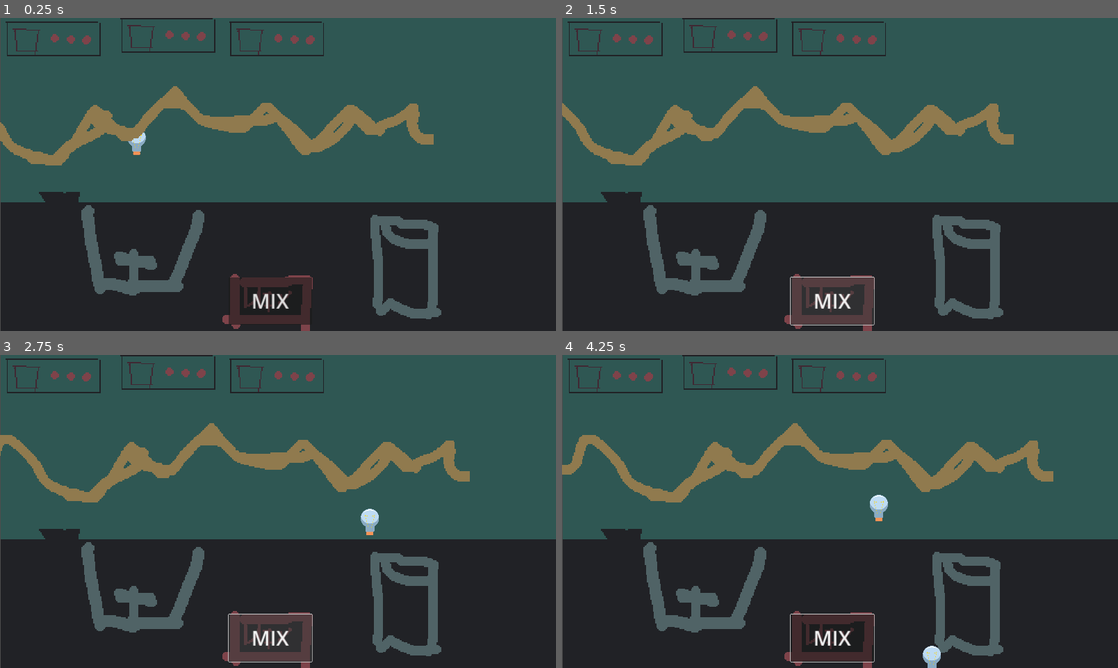
Above: before the commit, frames 1-4 (two rows, left to right).
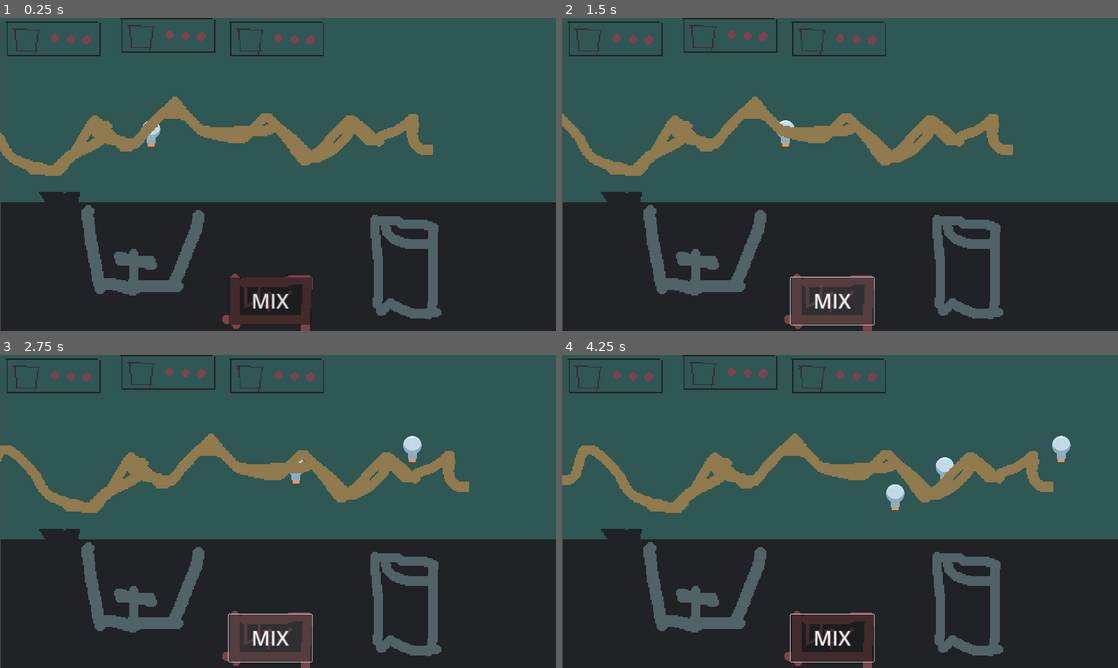
Above: after the commit, the same moments.

Repository: Daxidz/orbital-5-cyberpunk
Game: Godot game, scene res://src/main.tscn
Same seed, same stepped clock (60 frames per second), same inputs: the game is played once before the commit and once after it.
Inputs (mouse positions are in pixels of both pictures, inside the frame that each line leads up to):
- Up to frame 1 (0.25 s): no input
- Up to frame 2 (1.5 s): click "MIX" at 0.5 s; click "MIX" at 1.25 s
- Up to frame 3 (2.75 s): click "MIX" at 2 s
- Up to frame 4 (4.25 s): move the mouse to (934, 524) at 2.77 s; press the mouse at (934, 524) at 2.78 s; move the mouse to (728, 527) at 3.52 s; release the mouse at (728, 527) at 3.53 s; click (728, 527) at 3.6 s

The runs differ from the first frame. In frame 1, 5.4% of the frame differs, in the area x 0-78%, y 21-51%; in frame 2, 5.5%; in frame 3, 6.1%; in frame 4, 6.8%, in the area x 0-92%, y 21-100%.
Error before the commit: Cannot call method 'start' on a null value. (res://src/main.tscn::GDScript_6a73d:23)

Commit message:
Fixes merge

Diff:
--- a/src/TapisIngredients.gd
+++ b/src/TapisIngredients.gd
@@ -1,7 +1,7 @@
 extends Node2D
 
 
-@onready var Ingredient = preload("res://src/ingr_test.tscn")
+@onready var Ingredient = preload("res://src/Ingredient.tscn")
 
 @export var spawn_interval_base: float = 2.0
 var spawn_interval: float = spawn_interval_base
--- a/src/ingr_test.gd
+++ b/src/ingr_test.gd
@@ -2,17 +2,25 @@
 
 
 var selected: bool = false
-
-
+var on_tapis: bool = true
+var speed: float = 200.0
 
 
 # Called every frame. 'delta' is the elapsed time since the previous frame.
 func _process(delta):
 
+	if on_tapis:
+		global_position.x += delta * speed
+
 	if selected:
-		global_position = lerp(global_position, get_global_mouse_position(), 0.5)
+		global_position = lerp(global_position, get_global_mouse_position(), 0.2)
 
 
+func _input(event):
+	if event.is_action_released("click") and selected:
+		selected = false
+		set_physics_process(true)
+		linear_velocity = (get_global_mouse_position() - global_position) * 3
 
 
 func _on_area_2d_input_event(viewport, event, shape_idx):
@@ -20,8 +28,3 @@
 	if event.is_action_pressed("click") and not selected:
 		selected = true
 		set_physics_process(false)
-
-	if event.is_action_released("click") and selected:
-		selected = false
-		set_physics_process(true)
-		linear_velocity = Vector2.ZERO
--- a/src/main.gd
+++ b/src/main.gd
@@ -1,6 +1,6 @@
 extends Node2D
 
-@onready var ingerdient = preload("res://src/ingr_test.tscn")
+@onready var ingerdient = preload("res://src/Ingredient.tscn")
 
 func _ready():
 	$Mixer.connect("mixed", _on_mixed)
--- a/src/main.tscn
+++ b/src/main.tscn
@@ -1,11 +1,12 @@
-[gd_scene load_steps=14 format=3 uid="uid://c6men4m4xx1q"]
+[gd_scene load_steps=14 format=3 uid="uid://bfyde53g6pla1"]
 
 [ext_resource type="Script" path="res://src/main.gd" id="1_4hrhh"]
 [ext_resource type="Texture2D" uid="uid://yxrqdgfwt4x" path="res://res/img/mockup_dax.png" id="1_katgu"]
 [ext_resource type="PackedScene" uid="uid://dxlbc6wto7a57" path="res://src/mixer.tscn" id="3_h1sid"]
-[ext_resource type="PackedScene" uid="uid://ddyksiuwwuwih" path="res://src/ingr_test.tscn" id="5_hq05h"]
+[ext_resource type="PackedScene" uid="uid://ddyksiuwwuwih" path="res://src/Ingredient.tscn" id="5_hq05h"]
 [ext_resource type="Script" path="res://src/TapisIngredients.gd" id="5_s7wll"]
 [ext_resource type="Texture2D" uid="uid://4ip7w0yjoc65" path="res://res/img/tapis.png" id="6_bgw1u"]
+[ext_resource type="PackedScene" uid="uid://bsvnmr1cr31y2" path="res://src/recipes_manager.tscn" id="7_flfml"]
 
 [sub_resource type="AudioStream" id="AudioStream_v25gu"]
 
@@ -25,71 +26,6 @@
 [sub_resource type="SegmentShape2D" id="SegmentShape2D_a81mj"]
 a = Vector2(1923, 1)
 b = Vector2(-3, 0)
-
-[sub_resource type="GDScript" id="GDScript_6a73d"]
-script/source = "class_name RecipesManager extends Node
-
-@export var SPAWN_INTERVAL_MIN: float = 3
-@export var SPAWN_INTERVAL_MAX: float = 6
-
-@export var TIMER_INTERVAL: float = 0.5
-
-var RECIPES: Array = [
-	Recipe.new([\"Eau\", \"Get\"]),
-	Recipe.new([\"Vodka\", \"Rhum\"]),
-]
-var ongoing_recipes: Array
-
-var rng: RandomNumberGenerator = RandomNumberGenerator.new()
-
-var next_spawn_tick: float = 0
-var timer_tick: float = 0
-
-# @onready var IngredientInstancier = preload(\"res://src/ingredient.tscn\")
-@onready var timer: Timer = $Timer
-
-func _ready():
-	timer.start(TIMER_INTERVAL)
-
-func generate_next_spawn():
-	self.next_spawn_tick = self.timer_tick + self.rng.randf_range(SPAWN_INTERVAL_MIN, SPAWN_INTERVAL_MAX)
-	print_debug(\"next_spawn_tick: %f\" % self.next_spawn_tick)
-
-func spawn_new_recipe():
-	var recipe: Recipe = RECIPES[self.rng.randi_range(0, RECIPES.size() - 1)]
-	self.ongoing_recipes.append(recipe)
-
-	print_debug(\"Added new recipe: %s\" % recipe)
-
-	self.generate_next_spawn()
-
-func _on_timer_timeout():
-	self.timer_tick += 1
-	if (self.timer_tick >= self.next_spawn_tick):
-		self.spawn_new_recipe()
-
-func is_ongoing_recipe_valid(ingredients: Array):
-	var same = self.ongoing_recipes.filter(func(recipe): return recipe.ingredients == ingredients)
-	print_debug(\"is_ongoing_recipe_valid() - same.size(): %d\" % same.size())
-
-
-class Recipe:
-	var ingredients: Array
-
-#	func equals(other: Recipe) -> bool:
-#		return self.ingredients == other.ingredients
-
-	func _init(ingredients: Array):
-		self.ingredients.append_array(ingredients)
-
-	func _to_string():
-		var result = \"[ \"
-		for ingredient in self.ingredients:
-			result += \"%s \" % ingredient
-		result += \"]\"
-
-		return result
-"
 
 [node name="Main" type="Node2D"]
 script = ExtResource("1_4hrhh")
@@ -168,7 +104,7 @@
 
 [node name="ParallaxLayer" type="ParallaxLayer" parent="TapisIngredients/ParallaxBackground"]
 texture_repeat = 2
-position = Vector2(505, 366)
+position = Vector2(504, 402)
 motion_mirroring = Vector2(1920, 0)
 
 [node name="Sprite2D" type="Sprite2D" parent="TapisIngredients/ParallaxBackground/ParallaxLayer"]
@@ -183,8 +119,7 @@
 [node name="SpawnPosDown" type="Marker2D" parent="TapisIngredients"]
 position = Vector2(3, 548)
 
-[node name="RecipesManager" type="Node" parent="."]
-script = SubResource("GDScript_6a73d")
+[node name="RecipesManager" parent="." instance=ExtResource("7_flfml")]
 
 [connection signal="pressed" from="Button" to="." method="_on_button_pressed"]
 [connection signal="timeout" from="TapisIngredients/Timer" to="TapisIngredients" method="_on_timer_timeout"]
--- /dev/null
+++ b/src/recipes_manager.gd
@@ -0,0 +1,62 @@
+class_name RecipesManager extends Node
+
+@export var SPAWN_INTERVAL_MIN: float = 3
+@export var SPAWN_INTERVAL_MAX: float = 6
+
+@export var TIMER_INTERVAL: float = 0.5
+
+var RECIPES: Array = [
+	Recipe.new(["Eau", "Get"]),
+	Recipe.new(["Vodka", "Rhum"]),
+]
+var ongoing_recipes: Array
+
+var rng: RandomNumberGenerator = RandomNumberGenerator.new()
+
+var next_spawn_tick: float = 0
+var timer_tick: float = 0
+
+# @onready var IngredientInstancier = preload("res://src/ingredient.tscn")
+@onready var timer: Timer = $Timer
+
+func _ready():
+	timer.start(TIMER_INTERVAL)
+
+func generate_next_spawn():
+	self.next_spawn_tick = self.timer_tick + self.rng.randf_range(SPAWN_INTERVAL_MIN, SPAWN_INTERVAL_MAX)
+	print_debug("next_spawn_tick: %f" % self.next_spawn_tick)
+
+func spawn_new_recipe():
+	var recipe: Recipe = RECIPES[self.rng.randi_range(0, RECIPES.size() - 1)]
+	self.ongoing_recipes.append(recipe)
+
+	print_debug("Added new recipe: %s" % recipe)
+
+	self.generate_next_spawn()
+
+func _on_timer_timeout():
+	self.timer_tick += 1
+	if (self.timer_tick >= self.next_spawn_tick):
+		self.spawn_new_recipe()
+
+func is_ongoing_recipe_valid(ingredients: Array):
+	var same = self.ongoing_recipes.filter(func(recipe): return recipe.ingredients == ingredients)
+	print_debug("is_ongoing_recipe_valid() - same.size(): %d" % same.size())
+
+
+class Recipe:
+	var ingredients: Array
+
+#	func equals(other: Recipe) -> bool:
+#		return self.ingredients == other.ingredients
+
+	func _init(ingredients: Array):
+		self.ingredients.append_array(ingredients)
+
+	func _to_string():
+		var result = "[ "
+		for ingredient in self.ingredients:
+			result += "%s " % ingredient
+		result += "]"
+
+		return result
--- /dev/null
+++ b/src/recipes_manager.tscn
@@ -0,0 +1,8 @@
+[gd_scene load_steps=2 format=3 uid="uid://bsvnmr1cr31y2"]
+
+[ext_resource type="Script" path="res://src/recipes_manager.gd" id="1_jv8tx"]
+
+[node name="RecipesManager" type="Node"]
+script = ExtResource("1_jv8tx")
+
+[node name="Timer" type="Timer" parent="."]
Renamed: src/ingr_test.tscn -> src/Ingredient.tscn
